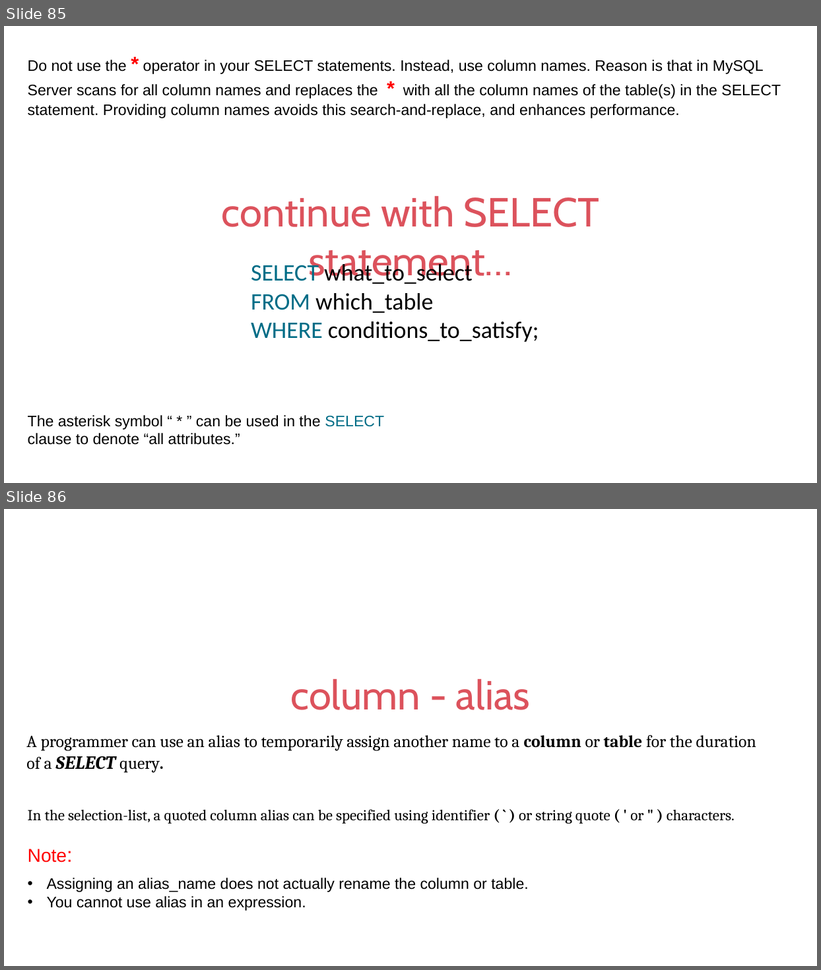
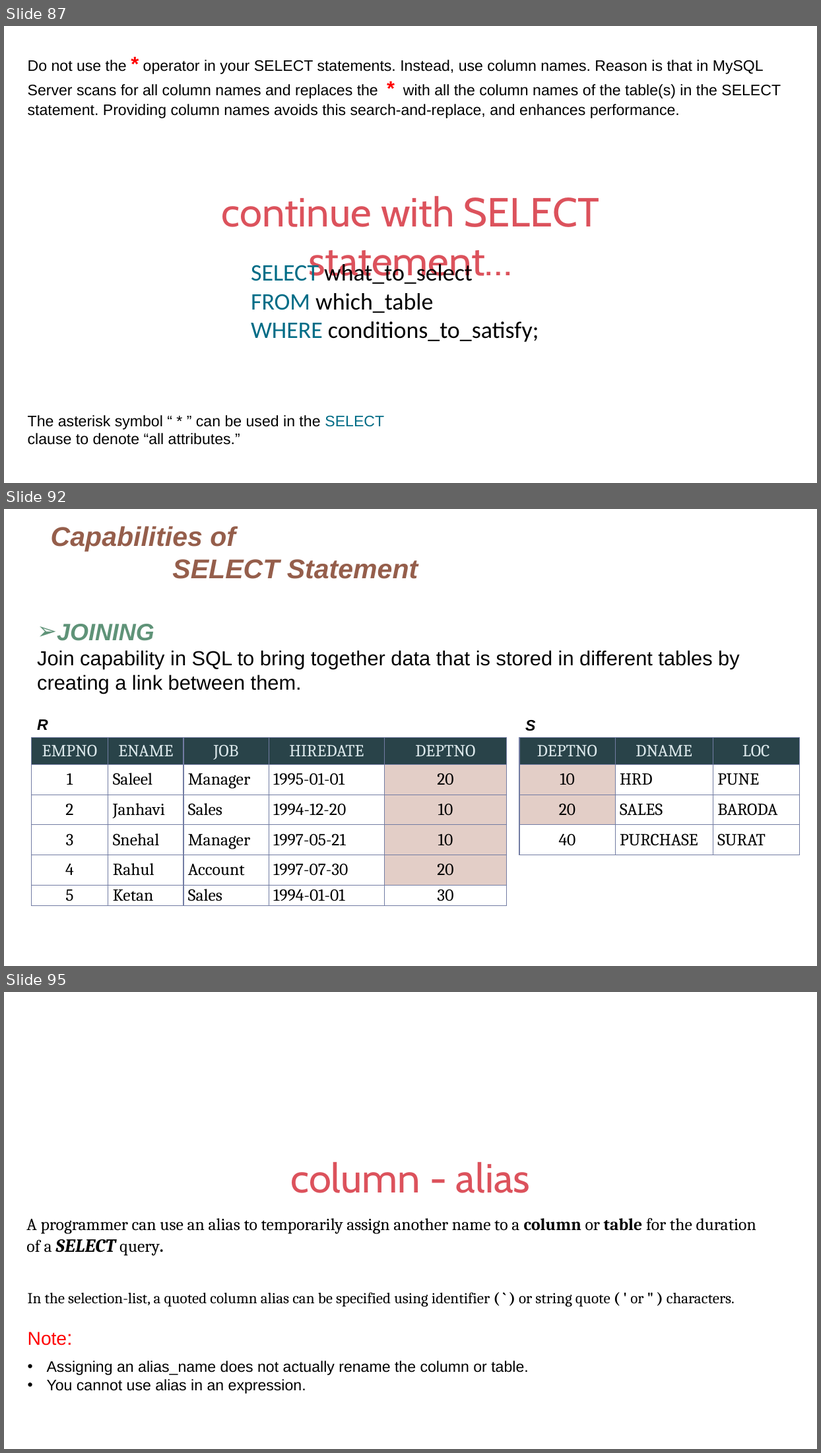
Before and after one commit to prashantbandgar/DBT_notes, a slide deck: IET MySQL PPT Ver9.pptx. Shown one above the other, each under a label of ours: slides 85 and 86 before the commit, slides 87, 92 and 95 after it; the slides between them are not shown. The pictures are 821x970 and 821x1453 pixels, drawn with LibreOffice and Linux fonts; fonts in the diff are those of the drawing. Boxes give left, top, right and bottom in pixels: in the first picture for what was removed or moved away, otherwise in the second. Text is boxed around its words. In the diff, an @@ line names an element or a change of style, - is before the commit and + after.

```diff
--- a/IET MySQL PPT Ver9.pptx
+++ b/IET MySQL PPT Ver9.pptx
@@ slide 92 added at [4,509,817,966], background #FFFFFF @@
@@ title added at [51,526,418,579], 32 pt, text #955E4B, bold, italic @@
+Capabilities of
+SELECT Statement
@@ text added at [37,624,740,693], 24 pt, text #000000 @@
+➢ JOINING
+Join capability in SQL to bring together data that is stored in different tables by creating a link between them.
@@ text added at [37,720,48,730], 18 pt, text #000000, bold, italic @@
+R
@@ text added at [525,720,535,731], 18 pt, text #000000, bold, italic @@
+S
@@ table added at [31,738,506,906], 6 rows, 5 columns @@
+EMPNO | ENAME | JOB | HIREDATE | DEPTNO
+1 | Saleel | Manager | 1995-01-01 | 20
+2 | Janhavi | Sales | 1994-12-20 | 10
+3 | Snehal | Manager | 1997-05-21 | 10
+4 | Rahul | Account | 1997-07-30 | 20
+5 | Ketan | Sales | 1994-01-01 | 30
@@ table added at [519,738,799,855], 4 rows, 3 columns @@
+DEPTNO | DNAME | LOC
+10 | HRD | PUNE
+20 | SALES | BARODA
+40 | PURCHASE | SURAT
@@ what was slide 85 is now slide 87 @@
@@ what was slide 86 is now slide 95 @@
```
Also in this commit, not shown: 4 slides changed, 83 other slides added.
